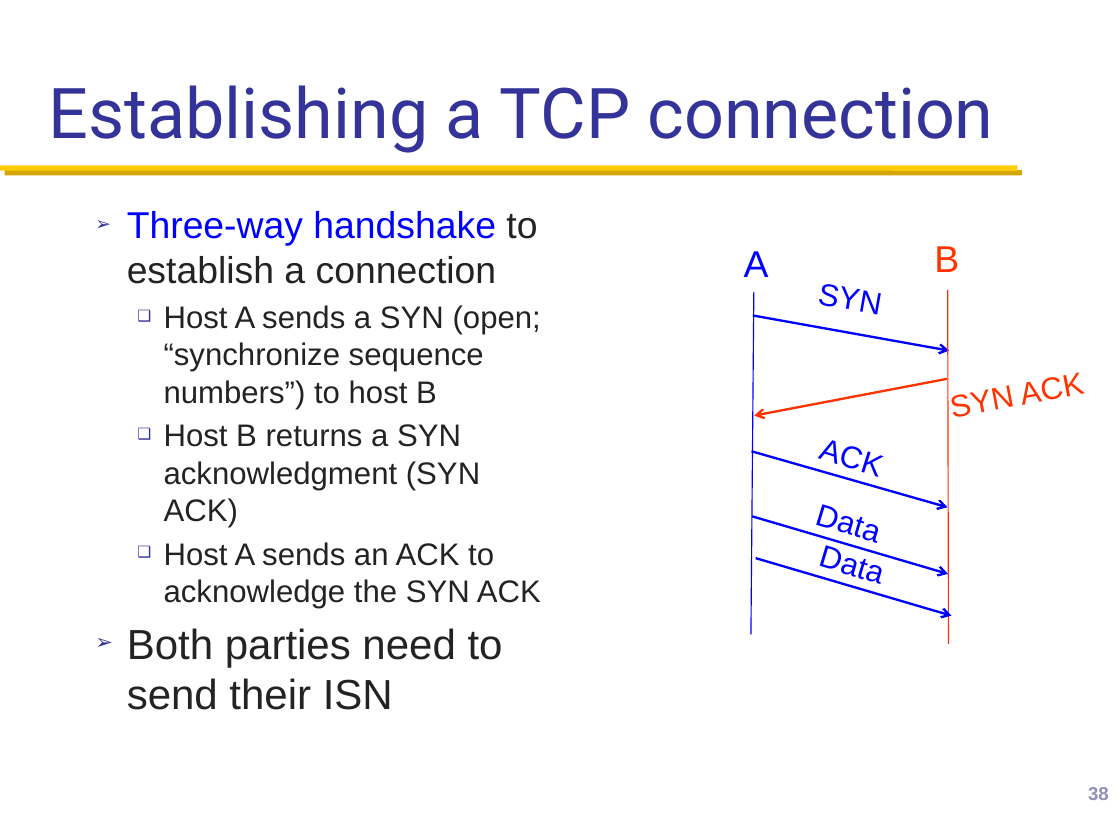
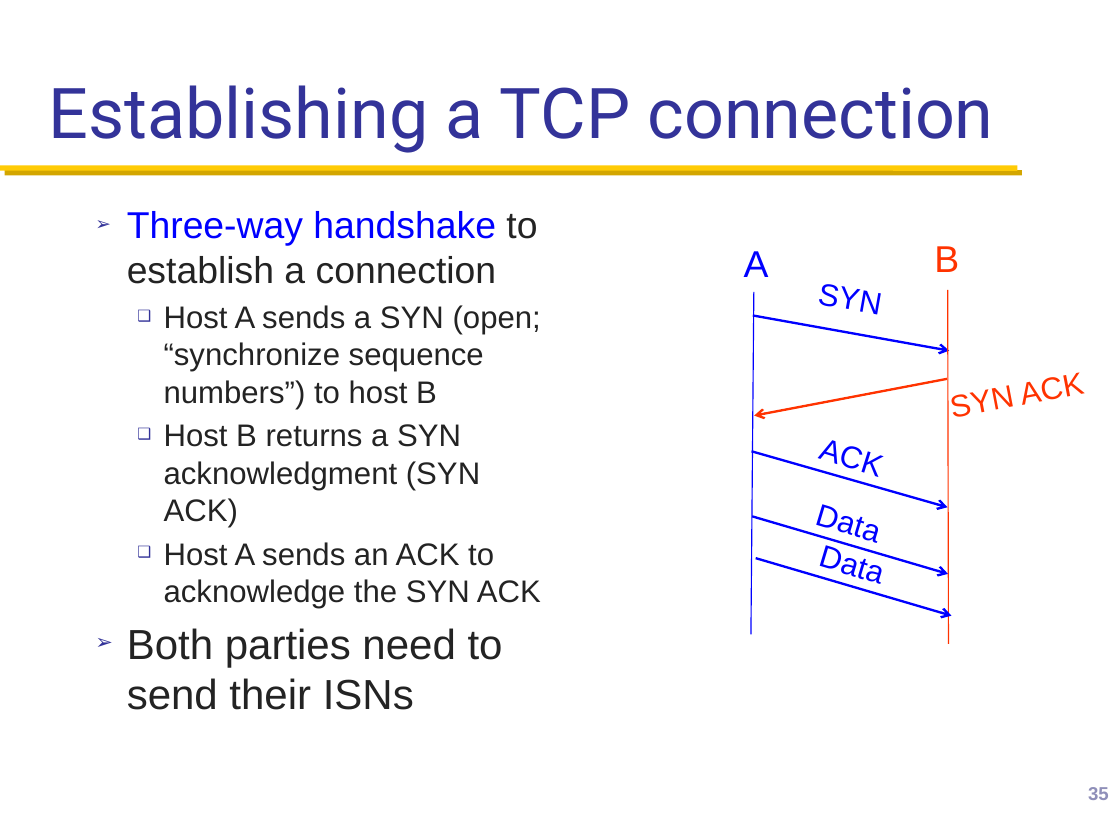
Before and after one commit to henryhxu/CSCI4430-ESTR4120, a slide deck: slide 35 of lectures/lec7.pptx (slide 38 before the commit). Drawn at 1120x840 pixels with LibreOffice and Linux fonts; fonts in the diff are those of the drawing; background and template pictures are left out. Boxes give left, top, right and bottom in pixels: in the first picture for what was removed or moved away, otherwise in the second. Text is boxed around its words. In the diff, an @@ line names an element or a change of style, - is before the commit and + after.

```diff
--- a/lectures/lec7.pptx
+++ b/lectures/lec7.pptx
@@ text at (127, 628, 503, 710): text changed @@
-➢ Both parties need to send their ISN
+➢ Both parties need to send their ISNs
@@ page number at (1088, 787, 1109, 800): text changed @@
-38
+35
```
Also in this commit, not shown: 5 other slides changed, 1 slide added.
